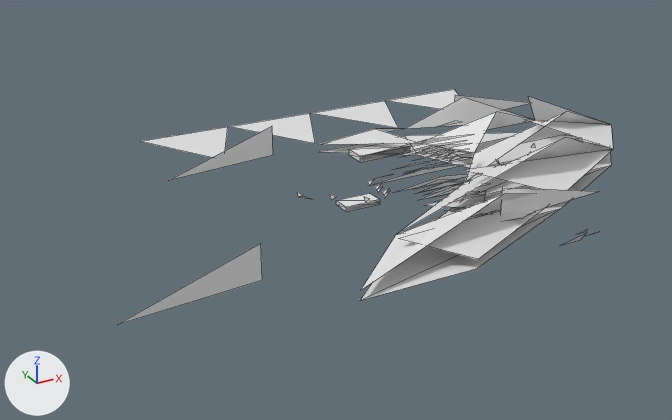
Renders of the OBJ model GameData/Meshes/Designs/nexar/nexar_gunship_elite_53.obj from each side of a commit.
One viewpoint serves both versions: a camera (50 mm lens) standing at (-6.95, -9.97, 4.86) and looking at (-1.39, 0.13, -0.19). Every picture has the same lights, and +X, +Y and +Z are marked at lower left. The picture after the commit comes second. Mesh edges are drawn as thin lines. Where no turn or scale is listed for an object, it has been applied to the vertices. Vertices at exactly the same position are counted once.

Script lines for the objects in view, before the commit:
```python
me_nexar_gunship_elite_53 = bpy.data.meshes.new('nexar_gunship_elite_53')
me_nexar_gunship_elite_53.from_pydata(...)  # 247 vertices, 112 faces; spans x -4.96..3.49, y -3.26..3.57, z 0.0..1.03
ob_nexar_gunship_elite_53 = bpy.data.objects.new('nexar_gunship_elite_53', me_nexar_gunship_elite_53)
ob_nexar_gunship_elite_53.location = (0.0, 0.0, 0.0)
```
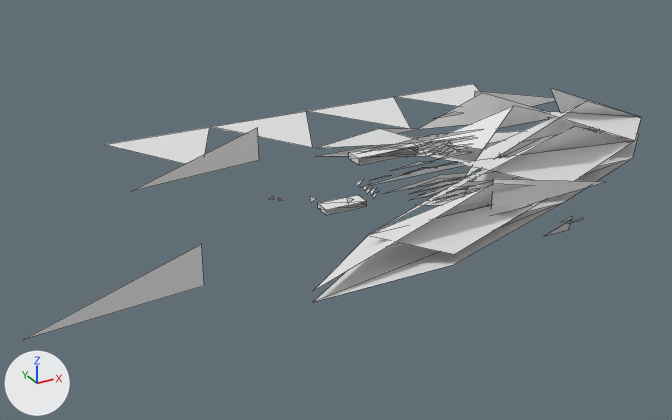
Pixel boxes (x1, y1, x2, y2) of what changed, in the pictures (672 x 420 px; the box of a moved part takes in the faces that stretch with it):
'nexar_gunship_elite_53', reshaped (24% wider, 8% taller): before (117, 89, 613, 325); after (25, 84, 641, 339)
part 1 of me_nexar_gunship_elite_53, moved or reshaped: before (319, 96, 613, 291); after (314, 88, 641, 291)
part 2 of me_nexar_gunship_elite_53, moved or reshaped: before (320, 132, 611, 300); after (313, 131, 639, 302)
part 3 of me_nexar_gunship_elite_53, moved or reshaped: before (336, 193, 380, 212); after (318, 195, 367, 215)
part 4 of me_nexar_gunship_elite_53, moved or reshaped: before (349, 143, 410, 162); after (349, 143, 418, 165)
part 5 of me_nexar_gunship_elite_53, moved or reshaped: before (117, 89, 600, 325); after (25, 84, 604, 339)

The change in detail:
me_nexar_gunship_elite_53 is used by ob_nexar_gunship_elite_53; location (0.0, 0.0, 0.0).
me_nexar_gunship_elite_53 had 247 vertices, 112 faces and spanned x -4.96..3.49, y -3.26..3.57, z 0.0..1.03.
me_nexar_gunship_elite_53 now has 247 vertices, 112 faces and spans x -5.85..4.11, y -2.98..3.69, z 0.0..1.14.
me_nexar_gunship_elite_53 part 1: the loose piece of 22 vertices spanning x -2.53..3.49, y -2.47..1.81, z 0.11..0.77 is scaled about the mesh origin by (1.18, 0.915, 1.11).
me_nexar_gunship_elite_53 part 2: the loose piece of 12 vertices spanning x -2.53..3.49, y -2.47..1.81, z 0.0 is scaled about the mesh origin by (1.18, 0.915, 0.915).
me_nexar_gunship_elite_53 part 3: the loose piece of 8 vertices spanning x -1.53..-1.02, y -0.4..-0.13, z 0.02..0.08 is scaled about the mesh origin by (1.18, 0.915, 1.11).
me_nexar_gunship_elite_53 part 4: the loose piece of 8 vertices spanning x -0.44..0.44, y 1.12..1.45, z 0.0..0.1 is scaled about the mesh origin by (1.18, 0.915, 1.11).
me_nexar_gunship_elite_53 part 5: 189 of 247 vertices moved; they spanned x -4.96..3.2, y -3.26..3.57, z 0.0..1.03 and now span x -5.85..3.77, y -2.98..3.69, z 0.0..1.14; mean shift (-0.01, 0.04, 0.03); largest move (-4.96, -1.81, 0.06) -> (-5.85, -1.66, 0.06).
Other edits to the shape of me_nexar_gunship_elite_53 do not show in these pictures.
